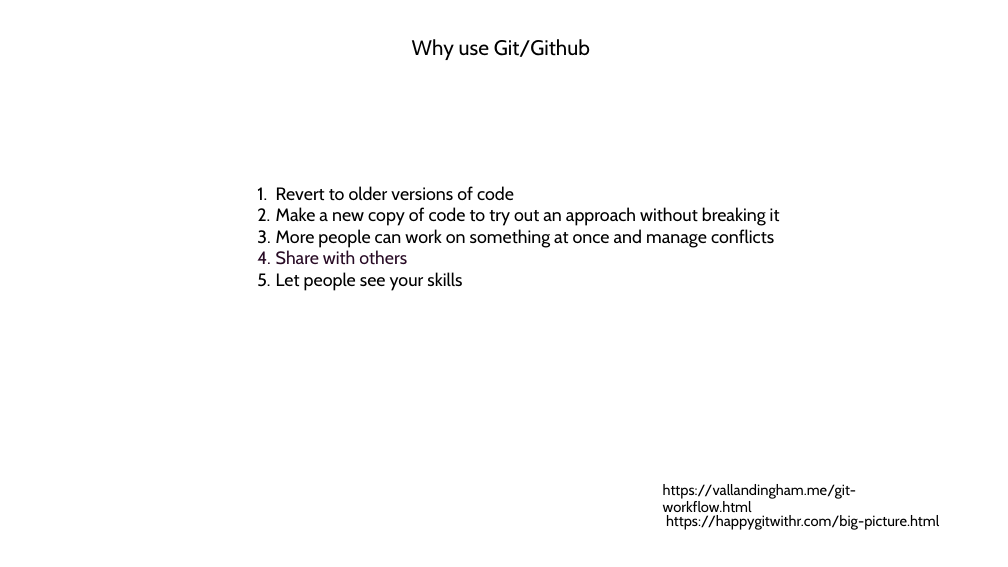
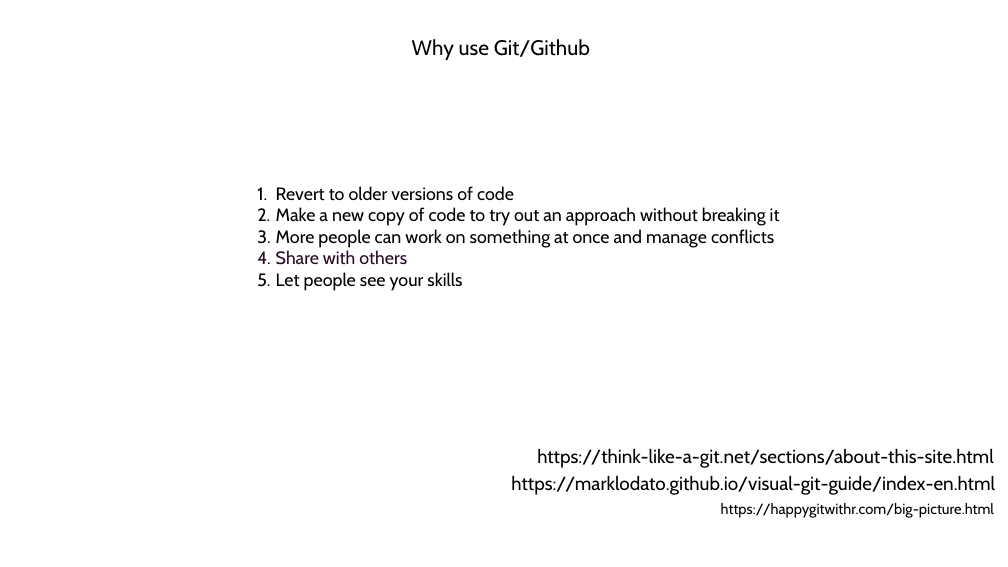
Before and after one commit to jraab/GNET749_RNAseq, a slide deck: slide 8 of lectures/2025_GNET749_Lecture1.pptx. Drawn at 1008x567 pixels with LibreOffice and Linux fonts; fonts in the diff are those of the drawing. Boxes give left, top, right and bottom in pixels: in the first picture for what was removed or moved away, otherwise in the second. Text is boxed around its words. In the diff, an @@ line names an element or a change of style, - is before the commit and + after.

```diff
--- a/lectures/2025_GNET749_Lecture1.pptx
+++ b/lectures/2025_GNET749_Lecture1.pptx
@@ text added at <box>537,448,994,468</box>, 18 pt, text #000000 @@
+https://think-like-a-git.net/sections/about-this-site.html
@@ text added at <box>511,475,995,495</box>, 18 pt, text #000000 @@
+https://marklodato.github.io/visual-git-guide/index-en.html
@@ text removed at <box>663,484,857,517</box> @@
-https://vallandingham.me/git-workflow.html
@@ text "https://happygitwithr.com/big-picture.html": place and size @@
-text "https://happygitwithr.com/big-picture.html" at <box>666,515,939,530</box>
+text "https://happygitwithr.com/big-picture.html" at <box>721,503,994,518</box>
```
Also in this commit, not shown: 12 other slides changed, 3 slides added, 1 slide removed, 1 other file.
